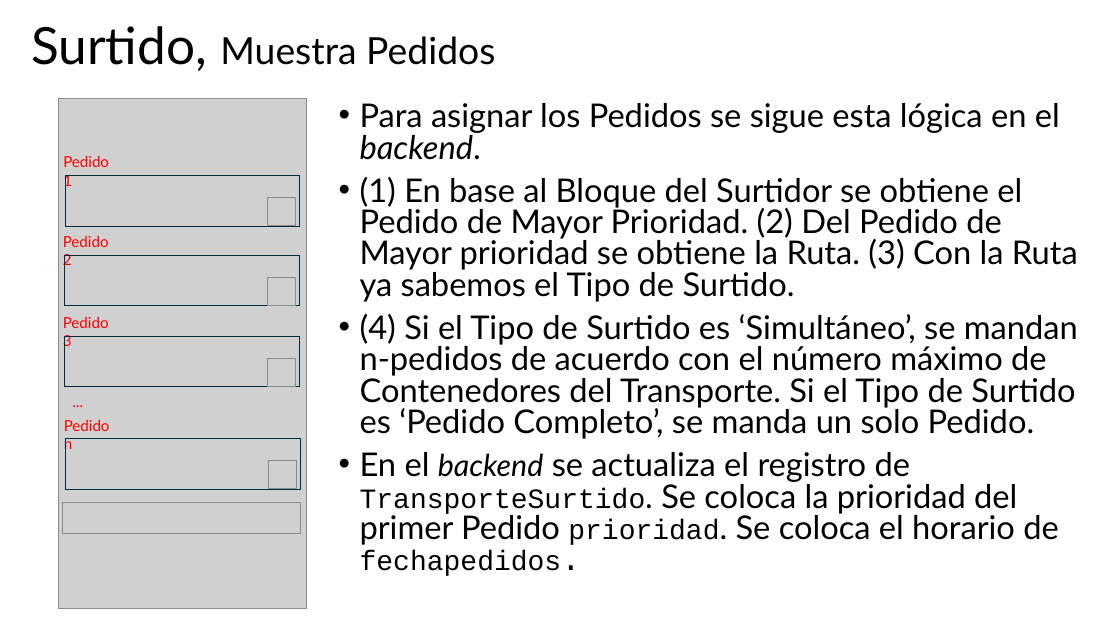
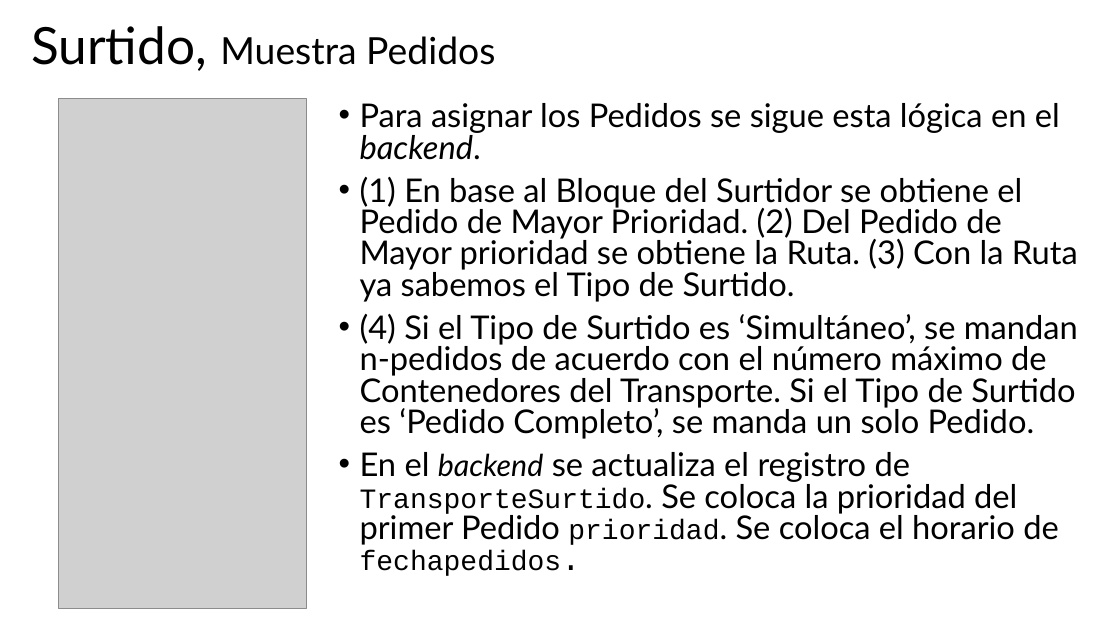
Before and after one commit to JoelBecerraM/FANASA-docs, a slide deck: slide 6 of atCloud - Diseño - Interfaz de Usuario - Surtido.pptx. Drawn at 1120x630 pixels with LibreOffice and Linux fonts; fonts in the diff are those of the drawing; grey boxes stand for pictures. Boxes give left, top, right and bottom in pixels: in the first picture for what was removed or moved away, otherwise in the second. Text is boxed around its words. In the diff, an @@ line names an element or a change of style, - is before the commit and + after.

```diff
--- a/atCloud - Diseño - Interfaz de Usuario - Surtido.pptx
+++ b/atCloud - Diseño - Interfaz de Usuario - Surtido.pptx
@@ group removed at (62, 156, 301, 534): 5 texts, 5 pictures, 4 rectangles @@
-Pedido 1
-Pedido 2
-Pedido 3
-Pedido n
-...
```
Also in this commit, not shown: 4 other slides changed, 3 slides added, 1 other file.
